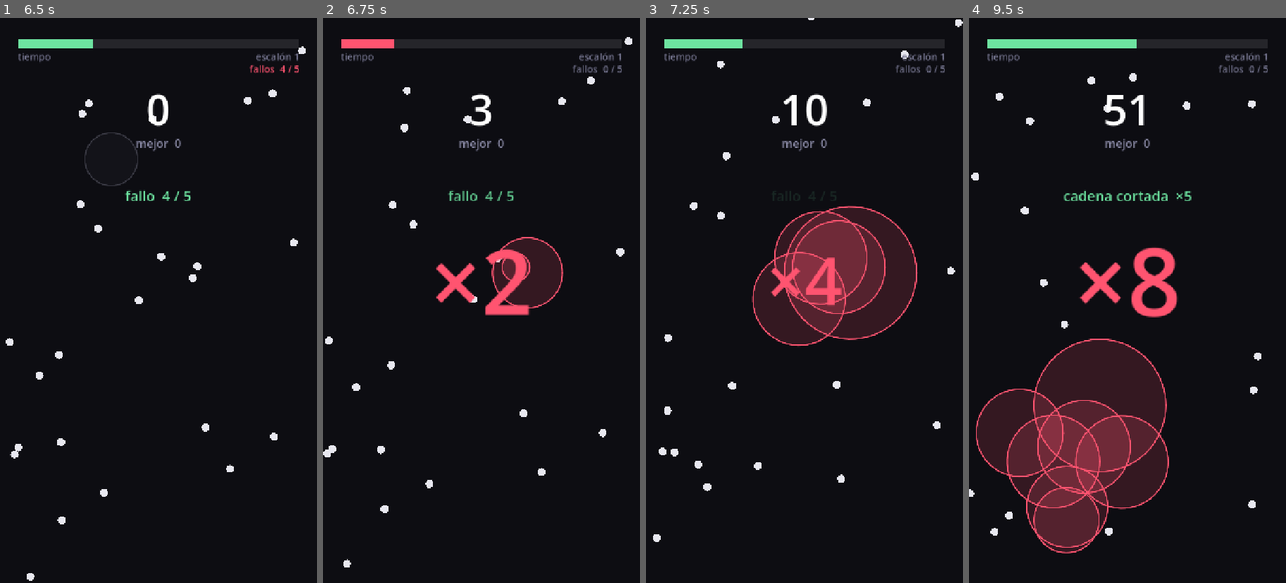
Above: before the commit, frames 1-4 (left to right).
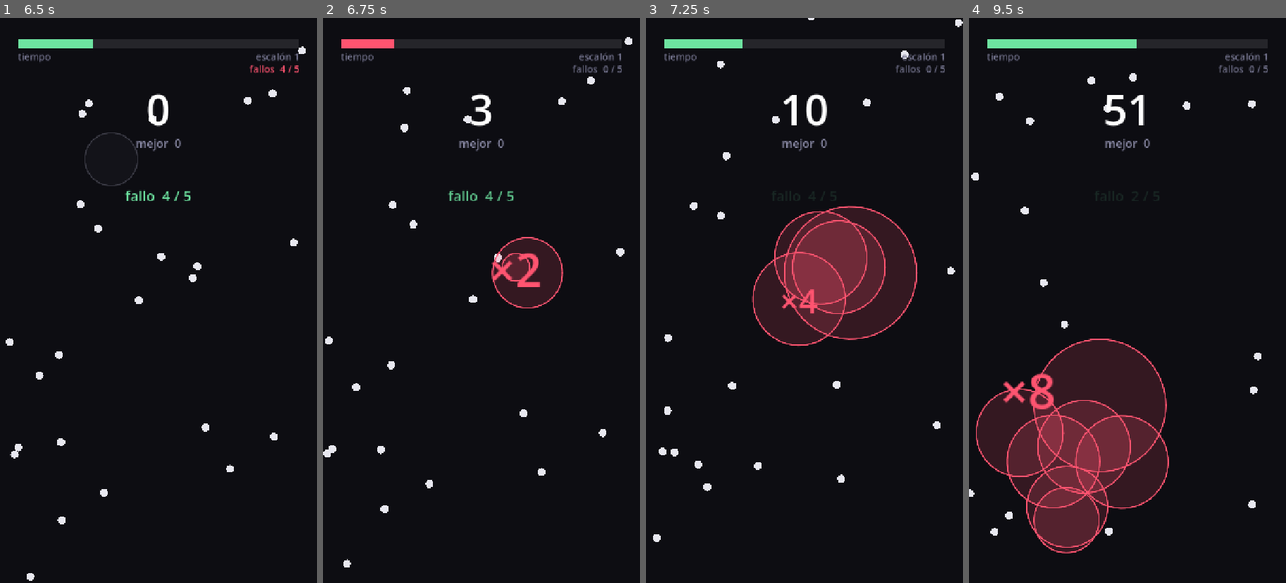
Above: after the commit, the same moments.

Repository: DanyDanny7/yesca
Game: Godot game, scene res://main.tscn
Same seed, same stepped clock (60 frames per second), same inputs: the game is played once before the commit and once after it.
Inputs (mouse positions are in pixels of both pictures, inside the frame that each line leads up to):
- Up to frame 1 (6.5 s): move the mouse to (228, 272) at 0.52 s; click (228, 272) at 0.67 s; move the mouse to (95, 328) at 1.27 s; click (95, 328) at 1.42 s; move the mouse to (190, 176) at 2.02 s; click (190, 176) at 2.17 s; move the mouse to (142, 413) at 2.77 s; click (142, 413) at 2.92 s; move the mouse to (253, 385) at 3.52 s; click (253, 385) at 3.67 s; move the mouse to (63, 215) at 4.27 s; click (63, 215) at 4.42 s; move the mouse to (174, 300) at 5.02 s; click (174, 300) at 5.17 s; move the mouse to (110, 159) at 5.77 s; click (110, 159) at 5.92 s
- Up to frame 2 (6.75 s): move the mouse to (551, 272) at 6.52 s; click (551, 272) at 6.67 s
- Up to frame 3 (7.25 s): no input
- Up to frame 4 (9.5 s): move the mouse to (1064, 328) at 7.27 s; click (1064, 328) at 7.42 s; move the mouse to (1159, 176) at 8.02 s; click (1159, 176) at 8.17 s; move the mouse to (1111, 413) at 8.77 s; click (1111, 413) at 8.92 s

Frame 1 is identical in both runs. In frame 2, 1.5% of the frame differs, in the area x 35-69%, y 40-53%; in frame 3, 0.8%; in frame 4, 2.4%, in the area x 10-71%, y 30-70%.

Commit message:
N cadenas en paralelo, cada una con su contador
Cada tap arranca su propia cadena en vez de reiniciar la que hubiera en curso,
y pueden vivir tantas a la vez como el jugador siembre. Se puede lanzar una
cascada abajo mientras la de arriba todavía se resuelve, cada una con su
multiplicador.

Cada Explosion guarda un chain_id; sin él todas compartirían contador y
encadenar en dos sitios daría lo mismo que hacerlo en uno. Un círculo alcanzado
por dos ondas se lo lleva la detonación más cercana, no la primera de la lista,
para que lo reclame la que el jugador ve encima. El contador vive junto a su
explosión y no en el centro, porque con varias cadenas un número centrado no
diría a cuál pertenece. Las etiquetas se reciclan en un pool: con cadenas
naciendo y muriendo varias veces por segundo, instanciar un Label cada vez tiene
coste real.

Medido: pico de 12 cadenas simultáneas, todo acotado y limpiándose solo. Y no
ablandó el juego pese a quitar el castigo por tocar a media cascada: cada tap
del impaciente arranca una cadena que muere en x1 o x2. La separación sube de
7.7x a 13.5x en puntuación.

Se corrige el simulador, que tras añadir los estados MENU y SELECT seguía
usando los índices viejos del enum y giraba en vacío sin avanzar el reloj.

Co-Authored-By: Claude Opus 5 (1M context) <noreply@anthropic.com>

Diff:
--- a/main.tscn
+++ b/main.tscn
@@ -102,19 +102,10 @@
 theme_override_font_sizes/font_size = 32
 horizontal_alignment = 1
 
-[node name="Combo" type="Label" parent="UI"]
-anchor_top = 0.5
-anchor_right = 1.0
-anchor_bottom = 0.5
-offset_top = -150.0
-offset_bottom = 30.0
-mouse_filter = 2
-theme_override_colors/font_color = Color(1, 0.329, 0.439, 1)
-theme_override_font_sizes/font_size = 150
-text = "×2"
-modulate = Color(1, 1, 1, 0)
-horizontal_alignment = 1
-vertical_alignment = 1
+[node name="Combos" type="Control" parent="UI"]
+anchor_right = 1.0
+anchor_bottom = 1.0
+mouse_filter = 2
 
 [node name="Hint" type="Label" parent="UI"]
 anchor_top = 0.5
--- a/scripts/explosion.gd
+++ b/scripts/explosion.gd
@@ -19,6 +19,13 @@
 @export var decay_time: float = 0.3
 @export var color: Color = COLOR_ACTIVA
 
+## A qué cadena pertenece esta detonación.
+##
+## Varias cadenas pueden estar vivas a la vez: cada tap arranca la suya y se
+## propaga por su cuenta, con su propio multiplicador. Sin este identificador
+## todas compartirían contador y encadenar en dos sitios a la vez daría lo
+## mismo que hacerlo en uno.
+var chain_id: int = 0
 ## Radio actual. Main lo lee para detectar contagios.
 var radius: float = 0.0
 ## Main es el dueño del ciclo de vida y la libera cuando esto se pone en true.
--- a/scripts/main.gd
+++ b/scripts/main.gd
@@ -81,6 +81,8 @@
 const WARN_TIME := 3.0
 const FLASH_TIME := 1.4
 const COMBO_POP_TIME := 0.45
+## Caja de la etiqueta flotante de cada cadena.
+const COMBO_SIZE := Vector2(240.0, 100.0)
 const STAGE_COLOR_TOPE := 10.0
 const SAVE_PATH := "user://cadena.cfg"
 
@@ -97,7 +99,7 @@
 @onready var _flash_label: Label = $UI/Flash
 @onready var _stage_label: Label = $UI/Stage
 @onready var _fallos_label: Label = $UI/Fallos
-@onready var _combo_label: Label = $UI/Combo
+@onready var _combos_root: Control = $UI/Combos
 @onready var _bar_bg: ColorRect = $UI/BarBg
 @onready var _bar_fill: ColorRect = $UI/BarBg/BarFill
 
@@ -144,13 +146,27 @@
 var _score: int = 0
 var _best: int = 0
 var _elapsed: float = 0.0
-var _cascade_len: int = 0
+## Cadenas vivas: id -> {"len": int, "pos": Vector2, "pop": float}
+##
+## Varias a la vez. Cada tap arranca la suya y se propaga por su cuenta con su
+## propio multiplicador, así que se puede sembrar una segunda cascada mientras
+## la primera todavía se está resolviendo. Con un contador único, encadenar en
+## dos sitios daba lo mismo que encadenar en uno.
+var _cadenas: Dictionary = {}
+var _next_chain: int = 0
+## id de cadena -> Label flotante en uso.
+var _combo_labels: Dictionary = {}
+## Etiquetas libres, listas para reutilizar.
+##
+## Se reciclan en vez de crearse y liberarse por cadena. Con varias cadenas
+## naciendo y muriendo por segundo, instanciar un Label cada vez tiene un coste
+## real: cada uno arrastra tema, fuente y layout propios.
+var _combo_pool: Array[Label] = []
 var _best_cascade: int = 0
 var _limpias: int = 0
 var _respawn_timer: float = 0.0
 var _field_was_empty: bool = false
 var _flash_left: float = 0.0
-var _combo_pop: float = 0.0
 var _record_nuevo: bool = false
 var _fallos: int = 0
 var _stage_shown: int = 1
@@ -158,7 +174,7 @@
 
 func _ready() -> void:
 	_hud = [_bar_bg, $UI/BarCaption, _stage_label, _fallos_label, _score_label,
-			_best_label, _objetivo_label, _hint_label, _flash_label, _combo_label]
+			_best_label, _objetivo_label, _hint_label, _flash_label, _combos_root]
 	_cargar()
 	_poblar_campo()
 	_ir_a(State.MENU)
@@ -168,8 +184,7 @@
 	_explosions = _prune(_explosions)
 	_effects = _prune(_effects)
 
-	if _explosions.is_empty():
-		_cascade_len = 0
+	_prune_cadenas()
 
 	if _state == State.PLAYING:
 		_elapsed += delta
@@ -197,7 +212,8 @@
 
 	if _flash_left > 0.0:
 		_flash_left -= delta
-	_combo_pop = maxf(0.0, _combo_pop - delta / COMBO_POP_TIME)
+	for id in _cadenas:
+		_cadenas[id]["pop"] = maxf(0.0, _cadenas[id]["pop"] - delta / COMBO_POP_TIME)
 
 	_update_ui()
 
@@ -334,20 +350,18 @@
 	_time_left -= tap_cost
 	_fallos = 0
 
-	# Un tap ARRANCA una cadena, no continúa la que hubiera en curso.
-	#
-	# Sin esto, tocar a media cascada regalaba multiplicador: el contador seguía
-	# subiendo desde donde estaba y pulsar más rendía igual que dejar propagar.
-	# Con el reinicio, interrumpir una cadena viva cuesta todo lo acumulado.
-	if _cascade_len >= 3:
-		_flash("cadena cortada  ×%d" % _cascade_len)
-	_cascade_len = 0
-
+	# Un tap ARRANCA su propia cadena. No continúa la que hubiera en curso ni la
+	# corta: las dos conviven y se propagan en paralelo, cada una con su
+	# multiplicador. Así sembrar una segunda cascada mientras la primera se
+	# resuelve es una jugada, y no una forma de inflar el mismo contador.
 	var donde := objetivo.position
 	_dots.erase(objetivo)
 	objetivo.queue_free()
-	_cobrar_punto()
-	_spawn_explosion(donde, tap_radius)
+
+	_next_chain += 1
+	_cadenas[_next_chain] = {"len": 0, "pos": donde, "pop": 0.0}
+	_cobrar_punto(_next_chain, donde)
+	_spawn_explosion(donde, tap_radius, _next_chain)
 
 
 ## El círculo más cercano al dedo dentro de la tolerancia, o null si no hay.
@@ -369,29 +383,39 @@
 ## cadena, no cuántas veces has pulsado. Es lo que convierte el objetivo en
 ## encadenar en vez de en pulsar, y lo que impide que la frecuencia compense la
 ## calidad.
-func _cobrar_punto() -> void:
-	_cascade_len += 1
-	_score += _cascade_len
-	_best_cascade = maxi(_best_cascade, _cascade_len)
-	_time_left = minf(time_max, _time_left + reward_base + reward_step * (_cascade_len - 1))
-	if _cascade_len >= 2:
-		_combo_pop = 1.0
+func _cobrar_punto(id: int, pos: Vector2) -> void:
+	if not _cadenas.has(id):
+		_cadenas[id] = {"len": 0, "pos": pos, "pop": 0.0}
+	var c: Dictionary = _cadenas[id]
+	c["len"] = int(c["len"]) + 1
+	c["pos"] = pos
+	c["pop"] = 1.0
+
+	var n: int = c["len"]
+	_score += n
+	_best_cascade = maxi(_best_cascade, n)
+	_time_left = minf(time_max, _time_left + reward_base + reward_step * (n - 1))
 
 
 ## Detección de contagios por distancia, no con Area2D: con ~25 puntos el coste
 ## es irrelevante y a cambio es determinista y se lee de un vistazo.
 func _check_catches() -> void:
-	var caught_at: Array[Vector2] = []
+	var atrapados: Array[Dictionary] = []
 	var survivors: Array[Dot] = []
 
 	for d in _dots:
-		var hit := false
+		# Gana la detonación más CERCANA, no la primera de la lista: cuando dos
+		# cadenas se solapan, la que reclama el círculo tiene que ser la que el
+		# jugador ve encima de él.
+		var mejor: Explosion = null
+		var mejor_dist := INF
 		for e in _explosions:
-			if d.position.distance_to(e.position) <= e.radius + d.radius:
-				hit = true
-				break
-		if hit:
-			caught_at.append(d.position)
+			var dist := d.position.distance_to(e.position)
+			if dist <= e.radius + d.radius and dist < mejor_dist:
+				mejor_dist = dist
+				mejor = e
+		if mejor != null:
+			atrapados.append({"pos": d.position, "cadena": mejor.chain_id})
 			d.queue_free()
 		else:
 			survivors.append(d)
@@ -401,9 +425,9 @@
 	# Se difiere el spawn respecto al bucle de arriba: añadir a _explosions
 	# mientras se itera sobre él haría que un punto se contagie de su propia
 	# detonación en el mismo frame.
-	for pos in caught_at:
-		_cobrar_punto()
-		_spawn_explosion(pos, _chain_radius())
+	for a in atrapados:
+		_cobrar_punto(int(a["cadena"]), a["pos"])
+		_spawn_explosion(a["pos"], _chain_radius(), int(a["cadena"]))
 
 
 ## Vaciar la pantalla es lo más parecido a ganar que tiene una partida sin fin.
@@ -449,10 +473,11 @@
 	_dots.append(d)
 
 
-func _spawn_explosion(pos: Vector2, radius: float) -> void:
+func _spawn_explosion(pos: Vector2, radius: float, chain_id: int) -> void:
 	var e := Explosion.new()
 	e.position = pos
 	e.max_radius = radius
+	e.chain_id = chain_id
 	e.color = _stage_color()
 	_explosions_root.add_child(e)
 	_explosions.append(e)
@@ -466,6 +491,66 @@
 	e.hold_time = 0.1
 	_explosions_root.add_child(e)
 	_effects.append(e)
+
+
+## Una cadena vive mientras le quede alguna detonación en pantalla.
+##
+## Se poda justo después de las detonaciones y ANTES de los contagios, para que
+## _check_catches solo pueda referirse a cadenas vivas.
+func _prune_cadenas() -> void:
+	var vivas := {}
+	for e in _explosions:
+		vivas[e.chain_id] = true
+	for id in _cadenas.keys():
+		if not vivas.has(id):
+			_cadenas.erase(id)
+
+
+## Un contador por cadena, colocado donde acaba de propagarse.
+##
+## El contador vive junto a su explosión y no en el centro de la pantalla: con
+## varias cadenas a la vez, un número centrado no diría a cuál pertenece.
+func _sync_combos() -> void:
+	for id in _cadenas:
+		var c: Dictionary = _cadenas[id]
+		if int(c["len"]) < 2:
+			continue
+		if not _combo_labels.has(id):
+			_combo_labels[id] = _tomar_combo_label()
+		var lbl: Label = _combo_labels[id]
+		lbl.text = "×%d" % int(c["len"])
+		lbl.position = Vector2(c["pos"]) - COMBO_SIZE * 0.5
+		var pop := float(c["pop"])
+		var golpe := 1.0 + 0.5 * pop * pop
+		lbl.scale = Vector2(golpe, golpe)
+		lbl.modulate = _stage_color()
+
+	for id in _combo_labels.keys():
+		if not _cadenas.has(id):
+			_soltar_combo_label(id)
+
+
+func _tomar_combo_label() -> Label:
+	if not _combo_pool.is_empty():
+		var reciclada: Label = _combo_pool.pop_back()
+		reciclada.visible = true
+		return reciclada
+	var l := Label.new()
+	l.size = COMBO_SIZE
+	l.pivot_offset = COMBO_SIZE * 0.5
+	l.mouse_filter = Control.MOUSE_FILTER_IGNORE
+	l.horizontal_alignment = HORIZONTAL_ALIGNMENT_CENTER
+	l.vertical_alignment = VERTICAL_ALIGNMENT_CENTER
+	l.add_theme_font_size_override("font_size", 76)
+	_combos_root.add_child(l)
+	return l
+
+
+func _soltar_combo_label(id: int) -> void:
+	var l: Label = _combo_labels[id]
+	l.visible = false
+	_combo_pool.append(l)
+	_combo_labels.erase(id)
 
 
 func _prune(lista: Array[Explosion]) -> Array[Explosion]:
@@ -520,11 +605,13 @@
 	_time_left = time_start
 	_score = 0
 	_elapsed = 0.0
-	_cascade_len = 0
+	_cadenas.clear()
+	_next_chain = 0
+	for id in _combo_labels.keys():
+		_soltar_combo_label(id)
 	_best_cascade = 0
 	_limpias = 0
 	_fallos = 0
-	_combo_pop = 0.0
 	_respawn_timer = _respawn_interval()
 	_field_was_empty = false
 	_flash_left = 0.0
@@ -642,13 +729,6 @@
 	_bar_fill.color = Color("ff5470") if _time_left < WARN_TIME else Color("6de3a0")
 
 	# El multiplicador solo existe mientras la cascada está viva.
-	if _cascade_len >= 2:
-		_combo_label.text = "×%d" % _cascade_len
-		_combo_label.modulate.a = 1.0
-	else:
-		_combo_label.modulate.a = maxf(0.0, _combo_label.modulate.a - 0.06)
-	_combo_label.pivot_offset = _combo_label.size * 0.5
-	var golpe := 1.0 + 0.45 * _combo_pop * _combo_pop
-	_combo_label.scale = Vector2(golpe, golpe)
+	_sync_combos()
 
 	_flash_label.modulate.a = clampf(_flash_left / (FLASH_TIME * 0.5), 0.0, 1.0)
--- a/tools/simulacion.gd
+++ b/tools/simulacion.gd
@@ -80,10 +80,13 @@
 
 func _partida(main, bueno: bool) -> Array:
 	main._empezar_partida()
-	main._state = 2  # State.PLAYING
+	# Los índices siguen a enum State { MENU, SELECT, READY, PLAYING, DEAD, ... }
+	# Ojo al tocarlo: añadir estados al principio del enum desplaza estos números
+	# y el simulador se queda girando en vacío sin que avance el reloj.
+	main._state = 3  # State.PLAYING
 	await process_frame
 
-	while main._state != 3 and main._elapsed < cap_segundos:  # 3 = State.DEAD
+	while main._state != 4 and main._elapsed < cap_segundos:  # 4 = State.DEAD
 		await process_frame
 		# Solo el jugador bueno sabe esperar. El descuidado toca a media cascada
 		# y se come el reinicio del multiplicador, que es precisamente la
Not shown, changed: contexto/07-escalones-y-combo.md
